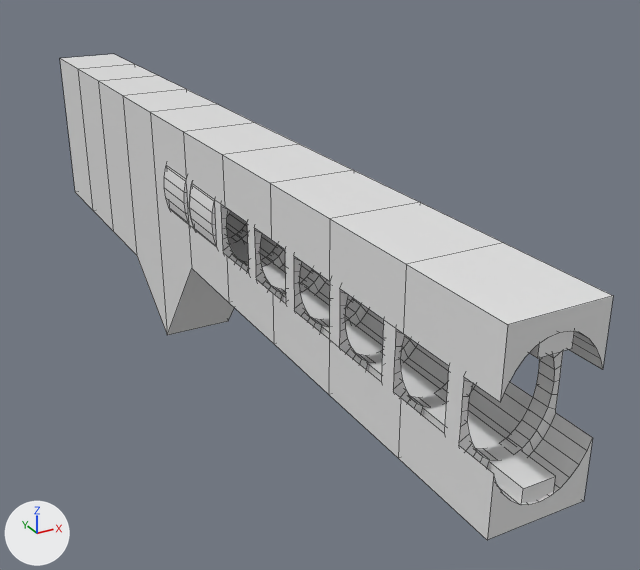
A saved change to the Blender file resources/weapon_003_rail_gun.blend.
Both versions are drawn from a camera (50 mm lens) standing at (-1.72, -5.68, 2.08) and looking at (0.41, -1.81, 0.15). The axes (+X, +Y, +Z) are drawn at lower left. The lights are the same throughout. Mesh edges are drawn as thin lines.
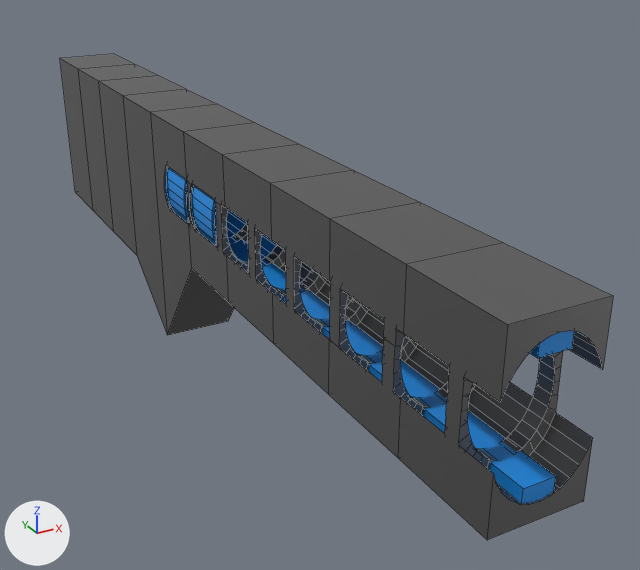
Where the change shows, as pixel boxes [x1, y1, x2, y2] in the pictures (640 x 570 px):
'Cube', recoloured, surface changed, reshaped, modifiers changed
    both: [60, 54, 613, 540]
'Cube.001', recoloured (grey to blue)
    both: [227, 229, 556, 503]
'Cube.002', recoloured (grey to blue)
    both: [530, 331, 574, 358]
part 1 of me_cube, added
    after: [150, 112, 613, 540]

The change, as a diff of the scene's bpy script:
```diff
--- a/resources/weapon_003_rail_gun.blend.py
+++ b/resources/weapon_003_rail_gun.blend.py
@@ mat_material @@
 mat_material = principled_material('Material')
-mat_material.base_color = (0.8, 0.8, 0.8)  # white #e7e7e7
+mat_material.base_color = (0.253, 0.253, 0.253)  # grey #8a8a8a
+mat_material.metallic = 1.0
@@ mat_accelerator @@
+mat_accelerator = principled_material('Accelerator')
+mat_accelerator.base_color = (0.012, 0.274, 0.8)  # blue #1d8fe7
@@ me_cube @@
 # used by ob_cube; location = (0.0, 0.0, 0.0); scale = (0.2, 1.0, 1.0)
-me_cube.from_pydata(...)  # 44 vertices, 42 faces; spans x -1.0..1.0, y -4.0..1.0, z -0.37..1.0
+me_cube.from_pydata(...)  # 1320 vertices, 1175 faces, 2 loose edges; spans x -1.1..1.1, y -4.0..1.0, z -0.37..1.0
+# me_cube part 1: 1276 vertices added at x -1.1..1.1, y -4.0..-1.2, z 0.33..0.93
 me_cube.materials.append(mat_material)
+me_cube.materials.append(mat_accelerator)  # blue #1d8fe7
@@ me_cube_001 @@
 me_cube_001.from_pydata(...)  # 8 vertices, 6 faces; spans x -1.0..1.0, y -1.0..1.0, z -1.0..1.0
+me_cube_001.materials.append(mat_accelerator)  # blue #1d8fe7
@@ me_cube_002 @@
 me_cube_002.from_pydata(...)  # 8 vertices, 6 faces; spans x -1.0..1.0, y -1.0..1.0, z -1.0..1.0
+me_cube_002.materials.append(mat_accelerator)  # blue #1d8fe7
@@ ob_cube @@
 ob_cube.scale = (0.2, 1.0, 1.0)
-_m = ob_cube.modifiers.new('Boolean', 'BOOLEAN')
-_m.object = ob_cylinder
-_m.solver = 'FLOAT'
```
